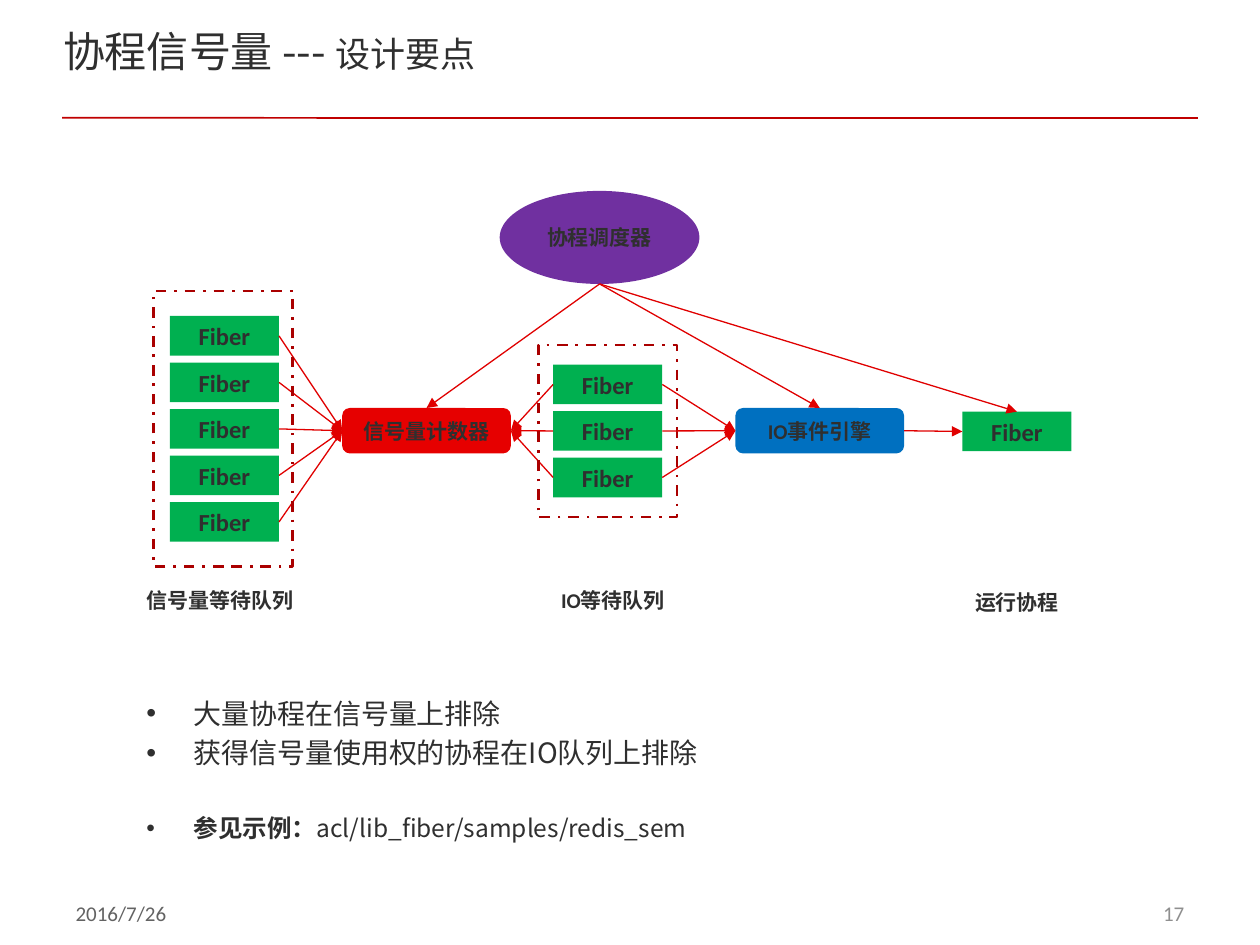
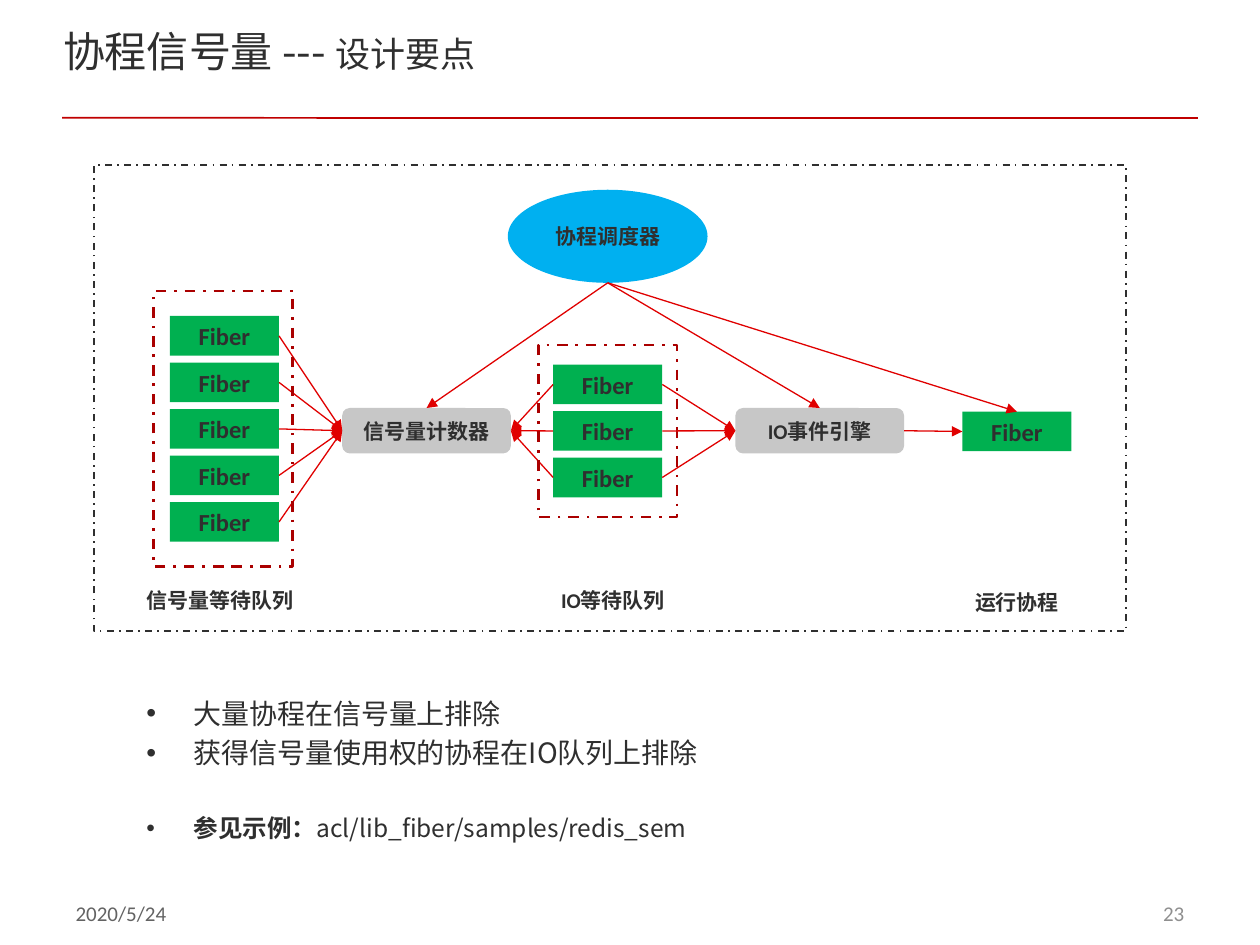
Before and after one commit to acl-dev/acl, a slide deck: slide 23 of doc/acl_fiber.pptx (slide 17 before the commit). Drawn at 1260x945 pixels with LibreOffice and Linux fonts; fonts in the diff are those of the drawing; background and template pictures are left out. Boxes give left, top, right and bottom in pixels: in the first picture for what was removed or moved away, otherwise in the second. Text is boxed around its words. In the diff, an @@ line names an element or a change of style, - is before the commit and + after.

Commit message:
add some design drawing for fiber ppt

```diff
--- a/doc/acl_fiber.pptx
+++ b/doc/acl_fiber.pptx
@@ rectangle added at [94,165,1126,631], outline #2F2F2F 1 pt dashed @@
@@ ellipse "协程调度器": place and size @@
-ellipse "协程调度器" at [500,192,701,285]
+ellipse "协程调度器" at [508,190,708,284]
@@ ellipse "协程调度器" at [508,190,708,284]: fill #7030A0 to #00B0F0 @@
@@ arrow moved from (600, 284) - (427, 408) to (607, 282) - (427, 408) @@
@@ arrow moved from (600, 284) - (1017, 412) to (607, 282) - (1017, 412) @@
@@ arrow moved from (600, 284) - (820, 408) to (607, 282) - (820, 408) @@
@@ rounded rectangle "信号量计数器" at [343,408,512,454]: fill #E60000 to #C7C7C7 @@
@@ rounded rectangle "IO事件引擎" at [736,408,905,454]: fill #0070C0 to #C7C7C7 @@
@@ text at [76,906,167,922]: text changed @@
-2016/7/26
+2020/5/24
@@ page number at [1163,907,1184,921]: text changed @@
-17
+23
```
Also in this commit, not shown: 28 other slides changed, 8 slides added, 1 slide removed.
